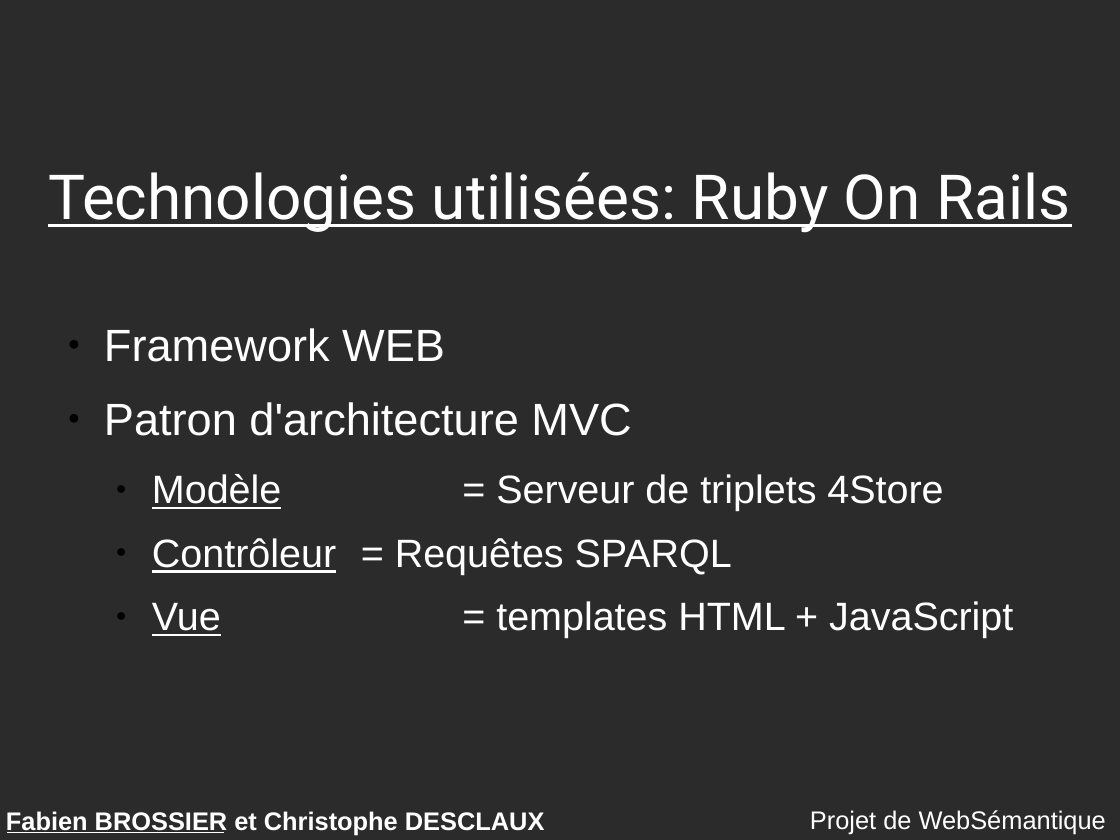
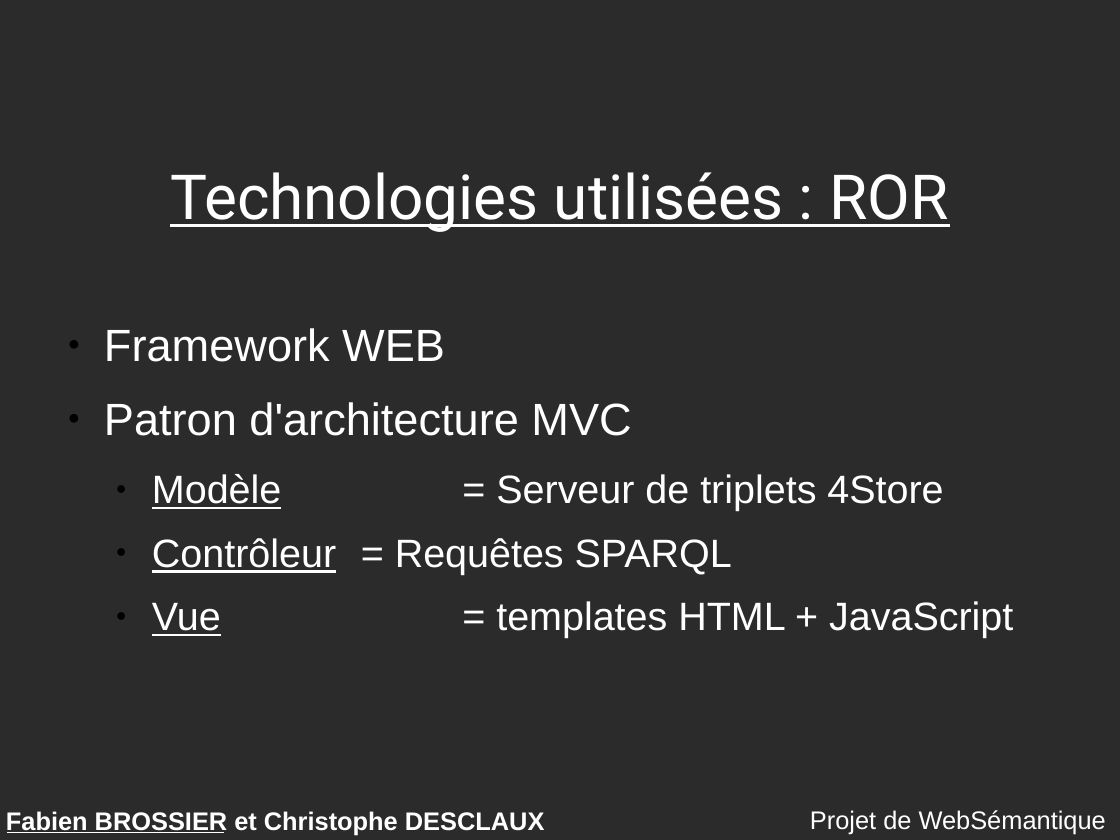
Before and after one commit to descl/TabooGeek, a slide deck: slide 10 of rapport/presentation.odp. Drawn at 1120x840 pixels with LibreOffice and Linux fonts; fonts in the diff are those of the drawing; background and template pictures are left out; a plain dark background stands for a picture behind light text. Boxes give left, top, right and bottom in pixels: in the first picture for what was removed or moved away, otherwise in the second. Text is boxed around its words. In the diff, an @@ line names an element or a change of style, - is before the commit and + after.

```diff
--- a/rapport/presentation.odp
+++ b/rapport/presentation.odp
@@ title at (x1=170, y1=172, x2=948, y2=232): text changed @@
-Technologies utilisées: Ruby On Rails
+Technologies utilisées : ROR
```
Also in this commit, not shown: 21 other slides changed, 1 slide removed, 1 other file.
